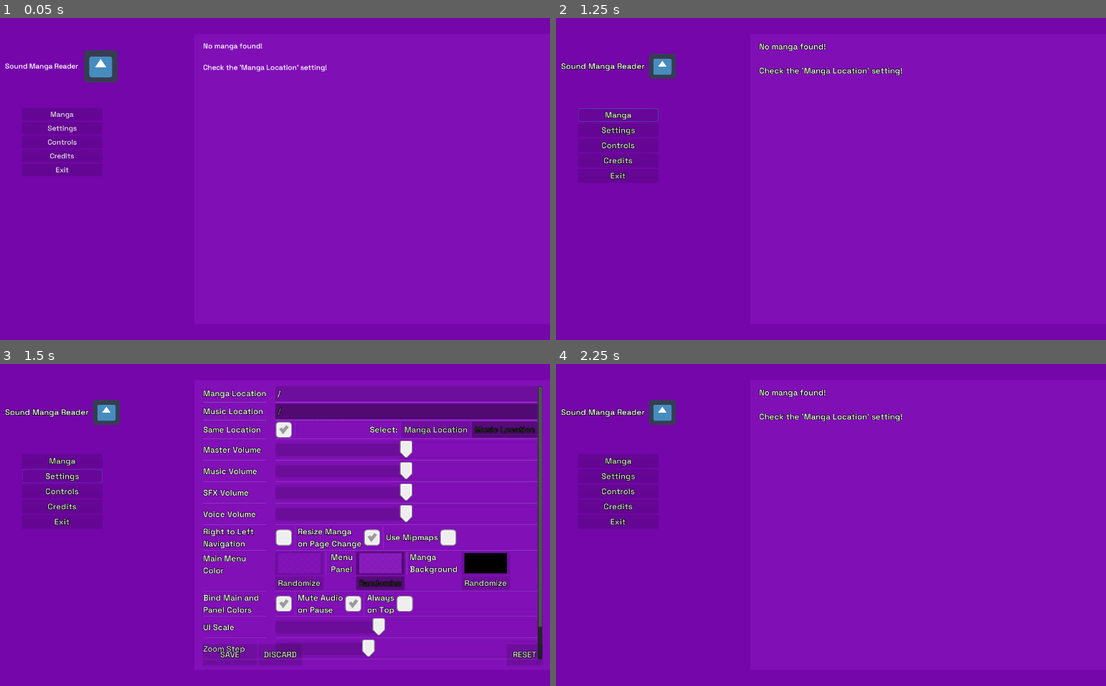
Above: before the commit, frames 1-4 (two rows, left to right).
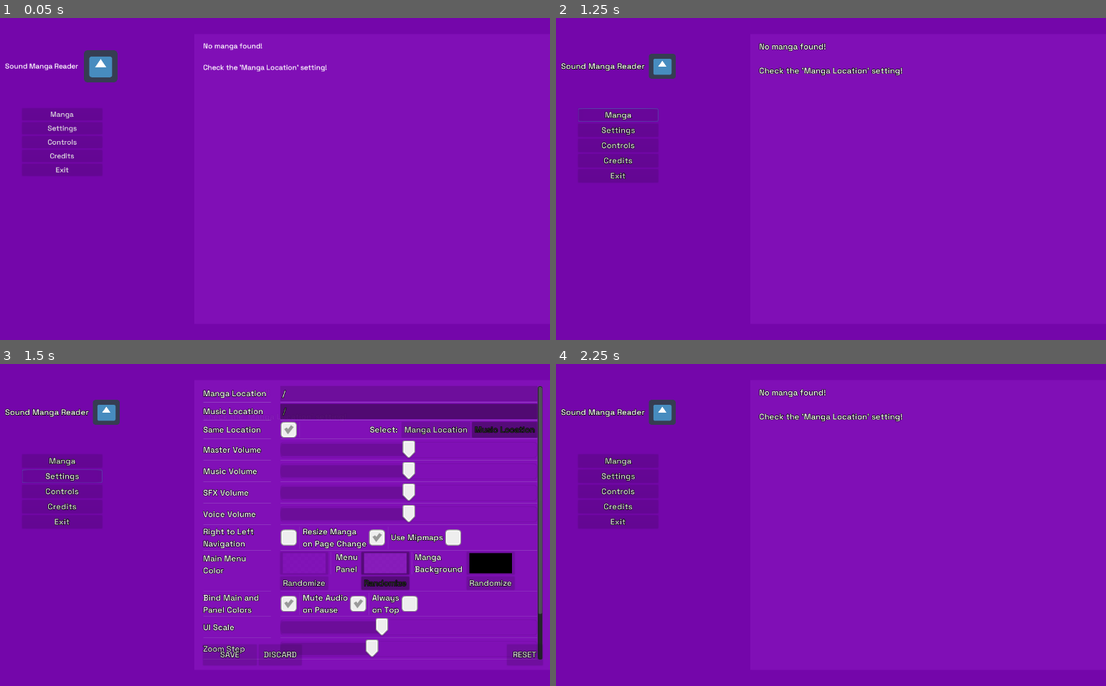
Above: after the commit, the same moments.

Repository: MrPoblin/Sound-Manga-Reader-Godot
Game: Godot game, scene res://Scenes/UI/Main.tscn
The game is run twice, just before and just after one commit, with the same random seed, the same clock (stepped at 60 frames per second) and the same inputs. The engine's default icon, where the game draws it, is replaced by a stand-in: a white triangle on a blue panel in a dark square.
Inputs:
- Up to frame 1 (0.05 s): no input
- Up to frame 2 (1.25 s): click "Manga" at 0.5 s
- Up to frame 3 (1.5 s): click "Settings" at 1.25 s
- Up to frame 4 (2.25 s): click "SAVE" at 2 s

Frames 1-2 are identical in both runs. In frame 3, 3.8% of the frame differs, in the area x 48-99%, y 6-92%; in frame 4, nothing differs.

Commit message:
FFmpeg location setting

Diff:
--- a/Scenes/UI/Settings.tscn
+++ b/Scenes/UI/Settings.tscn
@@ -38,7 +38,7 @@
 
 [node name="SettingGrid" type="GridContainer" parent="set/SettingScroll"]
 margin_right = 1223.04
-margin_bottom = 343.0
+margin_bottom = 368.0
 size_flags_horizontal = 3
 custom_constants/vseparation = 1
 custom_constants/hseparation = 20
@@ -47,39 +47,41 @@
 
 [node name="l_storage_manga" type="Label" parent="set/SettingScroll/SettingGrid"]
 margin_top = 5.0
-margin_right = 99.0
+margin_right = 108.0
 margin_bottom = 19.0
 text = "Manga Location"
 
 [node name="le_storage_manga" type="LineEdit" parent="set/SettingScroll/SettingGrid"]
 unique_name_in_owner = true
-margin_left = 119.0
+margin_left = 128.0
 margin_right = 1223.0
 margin_bottom = 24.0
 size_flags_horizontal = 3
+caret_blink = true
 
 [node name="l_storage_music" type="Label" parent="set/SettingScroll/SettingGrid"]
 margin_top = 30.0
-margin_right = 99.0
+margin_right = 108.0
 margin_bottom = 44.0
 text = "Music Location"
 
 [node name="le_storage_music" type="LineEdit" parent="set/SettingScroll/SettingGrid"]
 unique_name_in_owner = true
-margin_left = 119.0
+margin_left = 128.0
 margin_top = 25.0
 margin_right = 1223.0
 margin_bottom = 49.0
 size_flags_horizontal = 3
+caret_blink = true
 
 [node name="l_isSame" type="Label" parent="set/SettingScroll/SettingGrid"]
 margin_top = 55.0
-margin_right = 99.0
+margin_right = 108.0
 margin_bottom = 69.0
 text = "Same Location"
 
 [node name="LocationGrid" type="GridContainer" parent="set/SettingScroll/SettingGrid"]
-margin_left = 119.0
+margin_left = 128.0
 margin_top = 50.0
 margin_right = 1223.0
 margin_bottom = 74.0
@@ -98,34 +100,34 @@
 size_flags_horizontal = 2
 
 [node name="Label" type="Label" parent="set/SettingScroll/SettingGrid/LocationGrid"]
-margin_left = 830.0
+margin_left = 821.0
 margin_top = 5.0
-margin_right = 877.0
+margin_right = 868.0
 margin_bottom = 19.0
 text = "Select: "
 
 [node name="man_but_sel" type="Button" parent="set/SettingScroll/SettingGrid/LocationGrid"]
-margin_left = 881.0
-margin_right = 992.0
+margin_left = 872.0
+margin_right = 983.0
 margin_bottom = 24.0
 mouse_default_cursor_shape = 2
 text = "Manga Location"
 
 [node name="mus_but_sel" type="Button" parent="set/SettingScroll/SettingGrid/LocationGrid"]
-margin_left = 996.0
-margin_right = 1104.0
+margin_left = 987.0
+margin_right = 1095.0
 margin_bottom = 24.0
 mouse_default_cursor_shape = 2
 text = "Music Location"
 
 [node name="l_AudioMaster" type="Label" parent="set/SettingScroll/SettingGrid"]
 margin_top = 76.0
-margin_right = 99.0
+margin_right = 108.0
 margin_bottom = 90.0
 text = "Master Volume"
 
 [node name="s_master" type="HSlider" parent="set/SettingScroll/SettingGrid"]
-margin_left = 119.0
+margin_left = 128.0
 margin_top = 75.0
 margin_right = 1223.0
 margin_bottom = 91.0
@@ -137,12 +139,12 @@
 
 [node name="l_AudioMusic" type="Label" parent="set/SettingScroll/SettingGrid"]
 margin_top = 93.0
-margin_right = 99.0
+margin_right = 108.0
 margin_bottom = 107.0
 text = "Music Volume"
 
 [node name="s_music" type="HSlider" parent="set/SettingScroll/SettingGrid"]
-margin_left = 119.0
+margin_left = 128.0
 margin_top = 92.0
 margin_right = 1223.0
 margin_bottom = 108.0
@@ -154,12 +156,12 @@
 
 [node name="l_AudioSfx" type="Label" parent="set/SettingScroll/SettingGrid"]
 margin_top = 110.0
-margin_right = 99.0
+margin_right = 108.0
 margin_bottom = 124.0
 text = "SFX Volume"
 
 [node name="s_sfx" type="HSlider" parent="set/SettingScroll/SettingGrid"]
-margin_left = 119.0
+margin_left = 128.0
 margin_top = 109.0
 margin_right = 1223.0
 margin_bottom = 125.0
@@ -171,12 +173,12 @@
 
 [node name="l_AudioVoice" type="Label" parent="set/SettingScroll/SettingGrid"]
 margin_top = 127.0
-margin_right = 99.0
+margin_right = 108.0
 margin_bottom = 141.0
 text = "Voice Volume"
 
 [node name="s_voice" type="HSlider" parent="set/SettingScroll/SettingGrid"]
-margin_left = 119.0
+margin_left = 128.0
 margin_top = 126.0
 margin_right = 1223.0
 margin_bottom = 142.0
@@ -188,13 +190,13 @@
 
 [node name="l_swap_lr" type="Label" parent="set/SettingScroll/SettingGrid"]
 margin_top = 143.0
-margin_right = 99.0
+margin_right = 108.0
 margin_bottom = 174.0
 text = "Right to Left
 Navigation"
 
 [node name="OtherGrid" type="GridContainer" parent="set/SettingScroll/SettingGrid"]
-margin_left = 119.0
+margin_left = 128.0
 margin_top = 143.0
 margin_right = 1223.0
 margin_bottom = 174.0
@@ -245,14 +247,14 @@
 
 [node name="l_color_main" type="Label" parent="set/SettingScroll/SettingGrid"]
 margin_top = 178.0
-margin_right = 99.0
+margin_right = 108.0
 margin_bottom = 226.0
 text = "Main Menu
 Color
 "
 
 [node name="ColorGrid" type="GridContainer" parent="set/SettingScroll/SettingGrid"]
-margin_left = 119.0
+margin_left = 128.0
 margin_top = 175.0
 margin_right = 1223.0
 margin_bottom = 230.0
@@ -352,13 +354,13 @@
 
 [node name="l_color_bind" type="Label" parent="set/SettingScroll/SettingGrid"]
 margin_top = 231.0
-margin_right = 99.0
+margin_right = 108.0
 margin_bottom = 262.0
 text = "Bind Main and
 Panel Colors"
 
 [node name="OtherGrid3" type="GridContainer" parent="set/SettingScroll/SettingGrid"]
-margin_left = 119.0
+margin_left = 128.0
 margin_top = 231.0
 margin_right = 1223.0
 margin_bottom = 262.0
@@ -407,12 +409,12 @@
 
 [node name="l_ui_scale" type="Label" parent="set/SettingScroll/SettingGrid"]
 margin_top = 264.0
-margin_right = 99.0
+margin_right = 108.0
 margin_bottom = 278.0
 text = "UI Scale"
 
 [node name="s_ui_scale" type="HSlider" parent="set/SettingScroll/SettingGrid"]
-margin_left = 119.0
+margin_left = 128.0
 margin_top = 263.0
 margin_right = 1223.0
 margin_bottom = 279.0
@@ -425,12 +427,12 @@
 
 [node name="l_zoom" type="Label" parent="set/SettingScroll/SettingGrid"]
 margin_top = 281.0
-margin_right = 99.0
+margin_right = 108.0
 margin_bottom = 295.0
 text = "Zoom Step"
 
 [node name="s_zoom" type="HSlider" parent="set/SettingScroll/SettingGrid"]
-margin_left = 119.0
+margin_left = 128.0
 margin_top = 280.0
 margin_right = 1223.0
 margin_bottom = 296.0
@@ -443,13 +445,13 @@
 
 [node name="l_scheme" type="Label" parent="set/SettingScroll/SettingGrid"]
 margin_top = 297.0
-margin_right = 99.0
+margin_right = 108.0
 margin_bottom = 328.0
 text = "Mouse Control
 Scheme"
 
 [node name="OtherGrid4" type="GridContainer" parent="set/SettingScroll/SettingGrid"]
-margin_left = 119.0
+margin_left = 128.0
 margin_top = 297.0
 margin_right = 1223.0
 margin_bottom = 328.0
@@ -477,7 +479,7 @@
 
 [node name="s_long_click" type="SpinBox" parent="set/SettingScroll/SettingGrid/OtherGrid4"]
 margin_left = 127.0
-margin_right = 616.0
+margin_right = 611.0
 margin_bottom = 31.0
 mouse_default_cursor_shape = 9
 size_flags_horizontal = 3
@@ -488,10 +490,26 @@
 align = 2
 suffix = "ms"
 
+[node name="l_ffmpeg" type="Label" parent="set/SettingScroll/SettingGrid"]
+margin_top = 334.0
+margin_right = 108.0
+margin_bottom = 348.0
+text = "FFmpeg Location"
+
+[node name="le_ffmpeg" type="LineEdit" parent="set/SettingScroll/SettingGrid"]
+margin_left = 128.0
+margin_top = 329.0
+margin_right = 1223.0
+margin_bottom = 353.0
+size_flags_horizontal = 3
+placeholder_text = "Get FFmpeg on ffmpeg.org/download.html"
+placeholder_alpha = 0.5
+caret_blink = true
+
 [node name="space" type="Label" parent="set/SettingScroll/SettingGrid"]
-margin_top = 329.0
-margin_right = 99.0
-margin_bottom = 343.0
+margin_top = 354.0
+margin_right = 108.0
+margin_bottom = 368.0
 text = "    "
 
 [node name="SettEndGrid" type="GridContainer" parent="set"]
--- a/Scripts/Config.gd
+++ b/Scripts/Config.gd
@@ -9,6 +9,7 @@
 	config.set_value("audio", "voice", 0.5)
 	config.set_value("storage", "manga", OS.get_system_dir(OS.SYSTEM_DIR_DOWNLOADS) + "/")
 	config.set_value("storage", "music", OS.get_system_dir(OS.SYSTEM_DIR_DOWNLOADS) + "/")
+	config.set_value("storage", "ffmpeg", "")
 	config.set_value("storage", "same", true)
 	config.set_value("controls", "swapLR", false)
 	config.set_value("controls", "auto_resize", true)
--- a/Scripts/Reader/Reader.gd
+++ b/Scripts/Reader/Reader.gd
@@ -13,7 +13,7 @@
 onready var autoResize:bool = Config.config.get_value("controls", "auto_resize")
 onready var longClick:float = Config.config.get_value("controls", "long_click", 0.1)
 onready var mouseScheme:int = Config.config.get_value("controls", "mouseScheme", 0)
-onready var ffmpegPath:String = "ffmpeg"
+onready var ffmpegPath:String = Config.config.get_value("storage", "ffmpeg")
 var mousePos:Vector2
 var signal_received:bool = false
 var doPan:bool
--- a/Scripts/UI/SettingGrid.gd
+++ b/Scripts/UI/SettingGrid.gd
@@ -9,6 +9,7 @@
 func update_values():
 	$le_storage_manga.text = Config.config.get_value("storage", "manga", OS.get_system_dir(OS.SYSTEM_DIR_DOWNLOADS) + "/")
 	$le_storage_music.text = Config.config.get_value("storage", "music", OS.get_system_dir(OS.SYSTEM_DIR_DOWNLOADS) + "/")
+	$le_ffmpeg.text = Config.config.get_value("storage", "ffmpeg", "")
 	$s_master.value = clamp(Config.config.get_value("audio", "master", 0.5), 0, 1)
 	$s_music.value = clamp(Config.config.get_value("audio", "music", 0.5), 0, 1)
 	$s_sfx.value = clamp(Config.config.get_value("audio", "sfx", 0.5), 0, 1)
@@ -56,6 +57,7 @@
 	if(temp):
 		if(temp[temp.length()-1] != '/'):
 			temp += "/"
+	Config.config.set_value("storage", "ffmpeg", $le_ffmpeg.text.replace("\\", "/"))
 	Config.config.set_value("storage", "music", temp)
 	Config.config.set_value("storage", "same", $LocationGrid/c_same.pressed)
 	Config.config.set_value("controls", "swapLR", $OtherGrid/c_swap_lr.pressed)
